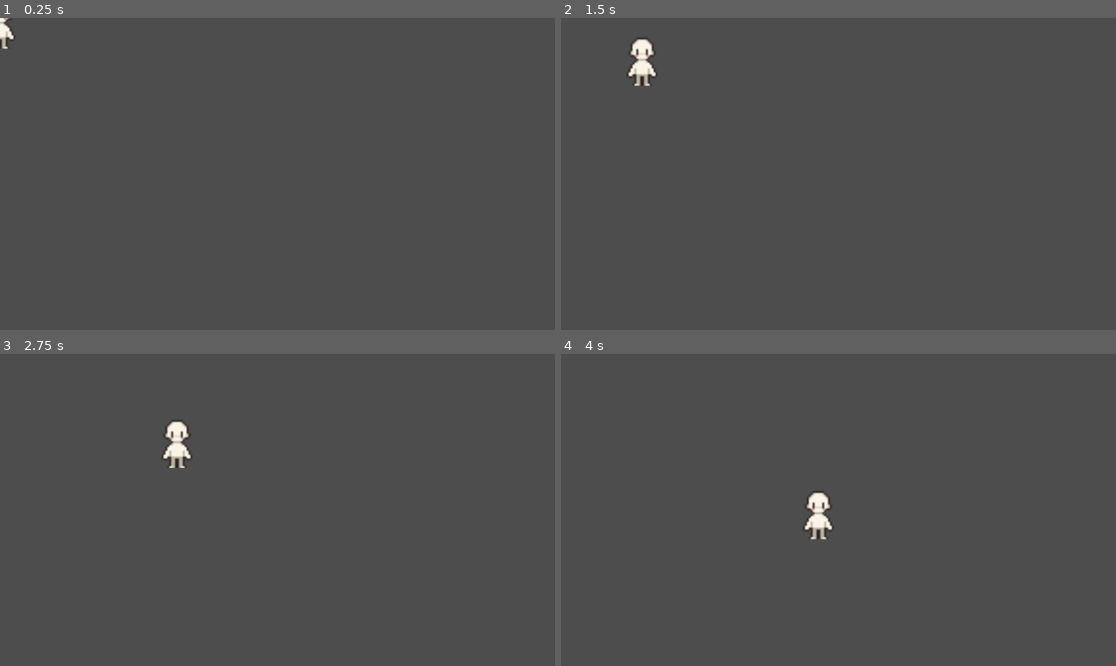
Above: before the commit, frames 1-4 (two rows, left to right).
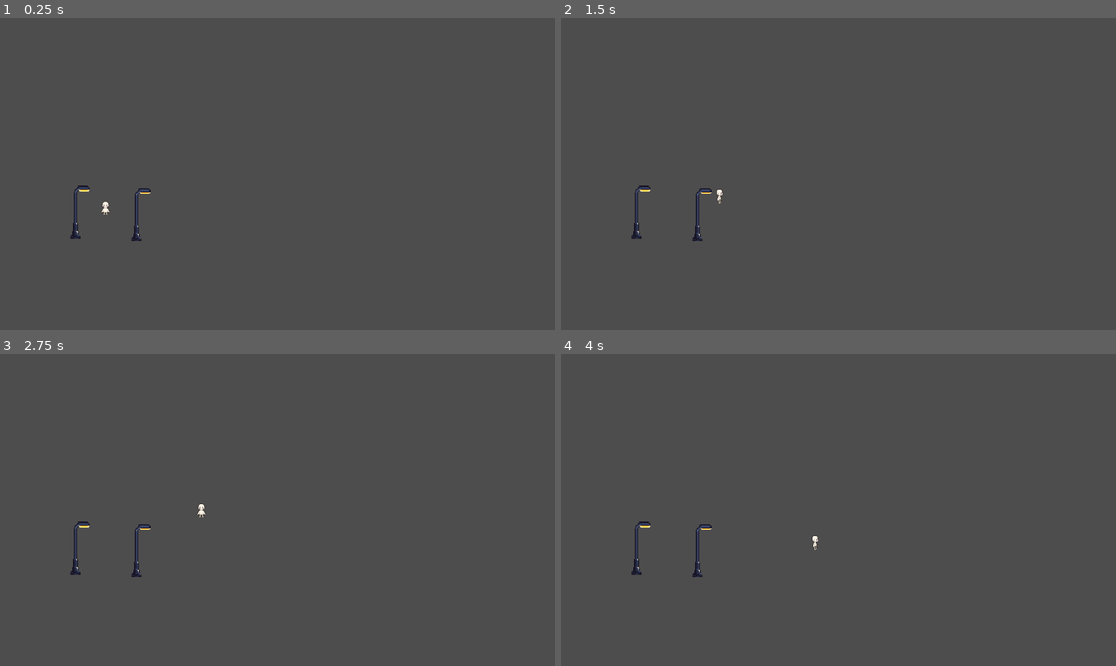
Above: after the commit, the same moments.

Repository: jacclelol/CodeBreaker-v.-2
Game: Godot game, scene res://main_scene.tscn
The game is run twice, just before and just after one commit, with the same random seed, the same clock (stepped at 60 frames per second) and the same inputs.
Inputs (mouse positions are in pixels of both pictures, inside the frame that each line leads up to):
- Up to frame 1 (0.25 s): no input
- Up to frame 2 (1.5 s): tap Enter at 0.5 s; move the mouse to (960, 158) at 0.52 s; press the mouse at (960, 158) at 0.53 s; move the mouse to (727, 189) at 1.27 s; release the mouse at (727, 189) at 1.28 s; click (727, 189) at 1.35 s
- Up to frame 3 (2.75 s): move the mouse to (333, 441) at 2.02 s; press the mouse at (333, 441) at 2.03 s
- Up to frame 4 (4 s): move the mouse to (810, 572) at 2.77 s; release the mouse at (810, 572) at 2.78 s; click (810, 572) at 2.85 s; move the mouse to (1005, 556) at 3.52 s; press the mouse at (1005, 556) at 3.53 s

The runs differ from the first frame. In frame 1, 0.5% of the frame differs, in the area x 0-28%, y 0-72%; in frame 2, 0.9%; in frame 3, 0.9%, in the area x 12-38%, y 21-72%; in frame 4, 0.9%.

Commit message:
Lampa a animace

Diff:
--- /dev/null
+++ b/main_scene.gd
@@ -0,0 +1,16 @@
+extends Node2D
+
+
+# Called when the node enters the scene tree for the first time.
+func _ready() -> void:
+	pass # Replace with function body.
+
+
+# Called every frame. 'delta' is the elapsed time since the previous frame.
+func _process(delta: float) -> void:
+	pass
+
+
+func _on_lamp_input_event(viewport: Node, event: InputEvent, shape_idx: int) -> void:
+	if event.is_action_pressed("left_click"):
+		print("lalala")
--- a/main_scene.tscn
+++ b/main_scene.tscn
@@ -1,8 +1,66 @@
-[gd_scene load_steps=2 format=3 uid="uid://0kjxsbr8ri00"]
+[gd_scene load_steps=8 format=3 uid="uid://0kjxsbr8ri00"]
 
 [ext_resource type="PackedScene" uid="uid://bf8ctexfk0mg4" path="res://player.tscn" id="1_0f027"]
+[ext_resource type="Script" uid="uid://tmomr4acaw5w" path="res://main_scene.gd" id="1_gyfs4"]
+[ext_resource type="Texture2D" uid="uid://b87d0t17pe0pn" path="res://assets/sprites/lamp.png" id="2_2c62f"]
+
+[sub_resource type="WorldBoundaryShape2D" id="WorldBoundaryShape2D_gyfs4"]
+normal = Vector2(1, 0)
+
+[sub_resource type="WorldBoundaryShape2D" id="WorldBoundaryShape2D_d5x1h"]
+normal = Vector2(0, 1)
+
+[sub_resource type="WorldBoundaryShape2D" id="WorldBoundaryShape2D_8mm7a"]
+normal = Vector2(1, 0)
+
+[sub_resource type="WorldBoundaryShape2D" id="WorldBoundaryShape2D_hq1ik"]
 
 [node name="Node2D" type="Node2D"]
+script = ExtResource("1_gyfs4")
+
+[node name="Lamp2" type="StaticBody2D" parent="."]
+position = Vector2(480, 567)
+
+[node name="CollisionShape2D" type="CollisionPolygon2D" parent="Lamp2"]
+position = Vector2(-3, 113.5)
+polygon = PackedVector2Array(-6, 37.5, 1, 37.5, 4, 37.5, 4, 65.5, 7, 66.5, 7, 80.5, 10, 80.5, 10, 83.5, 13, 83.5, 13, 92.5, -23, 92.5, -23, 80.5, -20, 80.5, -20, 77.5, -17, 77.5, -17, 66.5, -14, 65.5, -14, 37.5, -11, 37.5)
+
+[node name="Sprite2D" type="Sprite2D" parent="Lamp2"]
+z_index = 1
+position = Vector2(-5.0000005, 114.000015)
+scale = Vector2(0.065, 0.065)
+texture = ExtResource("2_2c62f")
 
 [node name="Player" parent="." instance=ExtResource("1_0f027")]
-speed = null
+position = Vector2(365, 650)
+scale = Vector2(0.98, 0.98)
+
+[node name="Lamp" type="StaticBody2D" parent="."]
+position = Vector2(269, 558)
+
+[node name="CollisionShape2D" type="CollisionPolygon2D" parent="Lamp"]
+position = Vector2(-3, 113.5)
+polygon = PackedVector2Array(-11, 3.5, -11, -71.5, -8, -71.5, -8, -77.5, -5, -77.5, -5, -79.5, -2, -79.5, -2, -82.5, 0, -82.5, 0.21561813, -82.5, 1, -88.5, 3, -88.5, 3, -91.5, 39, -91.5, 39, -88.5, 41, -88.5, 41, -85.5, 44, -85.5, 44, -73.5, 41, -73.5, 41, -70.5, 9, -70.5, 9, -73.5, 4, -73.5, 4, -70.5, 1, -70.5, 1, 37.5, 4, 37.5, 4, 65.5, 7, 66.5, 7, 80.5, 10, 80.5, 10, 83.5, 13, 83.5, 13, 92.5, -23, 92.5, -23, 80.5, -20, 80.5, -20, 77.5, -17, 77.5, -17, 66.5, -14, 65.5, -14, 37.5, -11, 37.5)
+
+[node name="Sprite2D" type="Sprite2D" parent="Lamp"]
+position = Vector2(-5.0000005, 114.000015)
+scale = Vector2(0.065, 0.065)
+texture = ExtResource("2_2c62f")
+
+[node name="StaticBody2D" type="StaticBody2D" parent="."]
+
+[node name="CollisionShape2D" type="CollisionShape2D" parent="StaticBody2D"]
+shape = SubResource("WorldBoundaryShape2D_gyfs4")
+
+[node name="CollisionShape2D2" type="CollisionShape2D" parent="StaticBody2D"]
+shape = SubResource("WorldBoundaryShape2D_d5x1h")
+
+[node name="CollisionShape2D3" type="CollisionShape2D" parent="StaticBody2D"]
+position = Vector2(0, 1080)
+shape = SubResource("WorldBoundaryShape2D_8mm7a")
+
+[node name="CollisionShape2D4" type="CollisionShape2D" parent="StaticBody2D"]
+position = Vector2(1920, 1080)
+shape = SubResource("WorldBoundaryShape2D_hq1ik")
+
+[connection signal="input_event" from="Lamp" to="." method="_on_lamp_input_event"]
--- a/player.gd
+++ b/player.gd
@@ -1,11 +1,14 @@
 extends CharacterBody2D
 
 @export var speed: float = 200.0
+@onready var anim_sprite = $AnimatedSprite2D
 var destination = Vector2()
 var is_moving = false
+var last_direction_name = "down" # Pamatujeme si, kam koukal naposled
 
 func _ready() -> void:
 	destination = position
+	anim_sprite.play("idle_front")
 
 func _unhandled_input(event):
 	if event.is_action_pressed("left_click"):
@@ -18,6 +21,44 @@
 			var direction = position.direction_to(destination)
 			velocity = direction * speed
 			move_and_slide()
+			update_animation(direction)
+
+			# Kontrola kolize se zdí (viz předchozí dotaz)
+			if get_slide_collision_count() > 0 and velocity.length() < 10:
+				stop_movement()
 		else:
-			velocity = Vector2.ZERO
-			is_moving = false
+			stop_movement()
+
+func stop_movement():
+	velocity = Vector2.ZERO
+	is_moving = false
+
+	anim_sprite.play("idle_front")
+
+func update_animation(dir: Vector2):
+	var dir_name = ""
+
+	# Zjistíme horizontální směr (Vlevo/Vpravo)
+	if dir.x > 0.3:
+		dir_name += "right"
+	elif dir.x < -0.3:
+		dir_name += "left"
+
+	# Zjistíme vertikální směr (Nahoru/Dolů)
+	if dir.y > 0.3:
+		if dir_name != "": dir_name = "down_" + dir_name # Diagonála (např. down_right)
+		else: dir_name = "down"
+	elif dir.y < -0.3:
+		if dir_name != "": dir_name = "up_" + dir_name # Diagonála (např. up_right)
+		else: dir_name = "up"
+
+	# Pokud jsme nenašli výrazný směr (velmi malý pohyb), použijeme poslední známý
+	if dir_name == "":
+		dir_name = last_direction_name
+
+	# Uložíme si směr pro příště (až se zastaví)
+	last_direction_name = dir_name
+
+	# Spustíme animaci chůze
+	# Název musí odpovídat tomu v editoru! (např. "walk_down_right")
+	anim_sprite.play("walk_" + dir_name)
--- a/player.tscn
+++ b/player.tscn
@@ -1,7 +1,8 @@
-[gd_scene load_steps=9 format=3 uid="uid://bf8ctexfk0mg4"]
+[gd_scene load_steps=18 format=3 uid="uid://bf8ctexfk0mg4"]
 
 [ext_resource type="Texture2D" uid="uid://ehunyxbi1gm5" path="res://assets/16x32/16x32 Idle-Sheet.png" id="1_4flbx"]
 [ext_resource type="Script" uid="uid://dcamub67288nr" path="res://player.gd" id="1_onrkg"]
+[ext_resource type="Texture2D" uid="uid://cyrtefsbelhas" path="res://assets/16x32/16x32 Walk-Sheet.png" id="3_i3pqv"]
 
 [sub_resource type="AtlasTexture" id="AtlasTexture_onrkg"]
 atlas = ExtResource("1_4flbx")
@@ -19,6 +20,38 @@
 atlas = ExtResource("1_4flbx")
 region = Rect2(48, 0, 16, 32)
 
+[sub_resource type="AtlasTexture" id="AtlasTexture_n7ghd"]
+atlas = ExtResource("3_i3pqv")
+region = Rect2(0, 64, 16, 32)
+
+[sub_resource type="AtlasTexture" id="AtlasTexture_nvl01"]
+atlas = ExtResource("3_i3pqv")
+region = Rect2(16, 64, 16, 32)
+
+[sub_resource type="AtlasTexture" id="AtlasTexture_ivps1"]
+atlas = ExtResource("3_i3pqv")
+region = Rect2(32, 64, 16, 32)
+
+[sub_resource type="AtlasTexture" id="AtlasTexture_urp6f"]
+atlas = ExtResource("3_i3pqv")
+region = Rect2(48, 64, 16, 32)
+
+[sub_resource type="AtlasTexture" id="AtlasTexture_2hs0m"]
+atlas = ExtResource("3_i3pqv")
+region = Rect2(0, 64, 16, 32)
+
+[sub_resource type="AtlasTexture" id="AtlasTexture_1jxqw"]
+atlas = ExtResource("3_i3pqv")
+region = Rect2(16, 64, 16, 32)
+
+[sub_resource type="AtlasTexture" id="AtlasTexture_dw050"]
+atlas = ExtResource("3_i3pqv")
+region = Rect2(32, 64, 16, 32)
+
+[sub_resource type="AtlasTexture" id="AtlasTexture_b26j0"]
+atlas = ExtResource("3_i3pqv")
+region = Rect2(48, 64, 16, 32)
+
 [sub_resource type="SpriteFrames" id="SpriteFrames_2hs0m"]
 animations = [{
 "frames": [{
@@ -34,13 +67,47 @@
 "duration": 1.0,
 "texture": SubResource("AtlasTexture_sweqy")
 }],
-"loop": false,
+"loop": true,
 "name": &"idle_front",
+"speed": 5.0
+}, {
+"frames": [{
+"duration": 1.0,
+"texture": SubResource("AtlasTexture_n7ghd")
+}, {
+"duration": 1.0,
+"texture": SubResource("AtlasTexture_nvl01")
+}, {
+"duration": 1.0,
+"texture": SubResource("AtlasTexture_ivps1")
+}, {
+"duration": 1.0,
+"texture": SubResource("AtlasTexture_urp6f")
+}],
+"loop": true,
+"name": &"walk_left",
+"speed": 5.0
+}, {
+"frames": [{
+"duration": 1.0,
+"texture": SubResource("AtlasTexture_2hs0m")
+}, {
+"duration": 1.0,
+"texture": SubResource("AtlasTexture_1jxqw")
+}, {
+"duration": 1.0,
+"texture": SubResource("AtlasTexture_dw050")
+}, {
+"duration": 1.0,
+"texture": SubResource("AtlasTexture_b26j0")
+}],
+"loop": true,
+"name": &"walk_right",
 "speed": 5.0
 }]
 
 [sub_resource type="CapsuleShape2D" id="CapsuleShape2D_4flbx"]
-height = 26.0
+height = 27.0
 
 [node name="Player" type="CharacterBody2D"]
 scale = Vector2(2, 2)
@@ -49,13 +116,17 @@
 [node name="AnimatedSprite2D" type="AnimatedSprite2D" parent="."]
 scale = Vector2(2, 2)
 sprite_frames = SubResource("SpriteFrames_2hs0m")
-animation = &"idle_front"
-frame = 3
-frame_progress = 1.0
+animation = &"walk_left"
 
 [node name="CollisionShape2D" type="CollisionShape2D" parent="."]
-position = Vector2(0, 4)
+position = Vector2(0, 8)
 scale = Vector2(2, 2)
 shape = SubResource("CapsuleShape2D_4flbx")
 
+[node name="Camera2D" type="Camera2D" parent="."]
+limit_left = 0
+limit_top = 0
+limit_right = 1920
+limit_bottom = 1080
+
 [connection signal="ready" from="." to="." method="_on_ready"]
--- a/project.godot
+++ b/project.godot
@@ -15,6 +15,12 @@
 config/features=PackedStringArray("4.5", "Forward Plus")
 config/icon="res://icon.svg"
 
+[display]
+
+window/size/viewport_width=1920
+window/size/viewport_height=1080
+window/size/mode=3
+
 [input]
 
 left_click={
Not shown, added: assets/sprites/lamp.png.import
Not shown, removed: assets/sprites/spritesasdasd.txt
Not shown, added: main_scene.gd.uid
